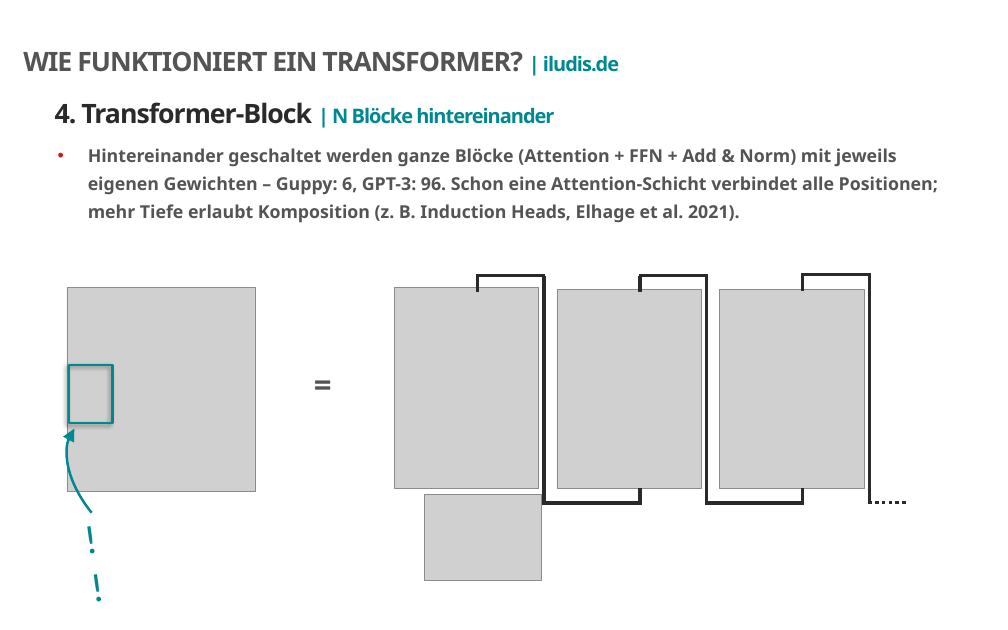
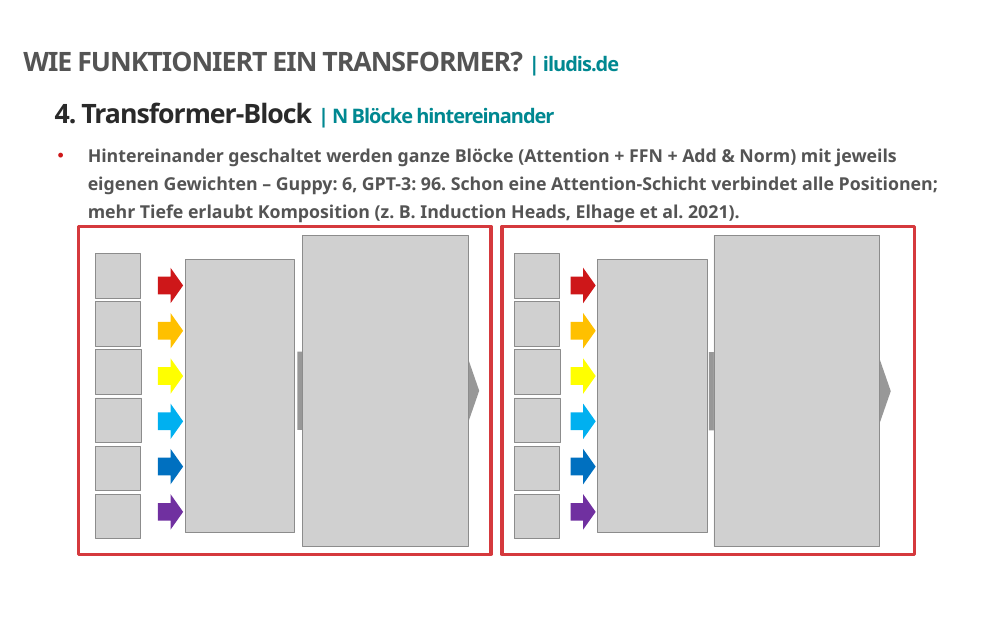
Before and after one commit to iludis52/DQR6_Material, a slide deck: slide 38 of M2a_Transformer/Dokumente/GPT_Vortrag_Version2026_rev.pptx. Drawn at 1008x630 pixels with LibreOffice and Linux fonts; fonts in the diff are those of the drawing; grey boxes stand for pictures; background and template pictures are left out. Boxes give left, top, right and bottom in pixels: in the first picture for what was removed or moved away, otherwise in the second. Text is boxed around its words. In the diff, an @@ line names an element or a change of style, - is before the commit and + after.

```diff
--- a/M2a_Transformer/Dokumente/GPT_Vortrag_Version2026_rev.pptx
+++ b/M2a_Transformer/Dokumente/GPT_Vortrag_Version2026_rev.pptx
@@ group added at bbox=[78, 226, 914, 554]: 16 right arrows, 14 pictures, 2 rectangles @@
@@ picture at bbox=[714, 235, 879, 546]: rotation 0 to 270 degrees @@
@@ picture: place and size @@
-picture at bbox=[557, 289, 702, 488]
+picture at bbox=[598, 259, 707, 533]
@@ picture removed at bbox=[67, 287, 255, 490] @@
@@ picture removed at bbox=[394, 288, 539, 489] @@
@@ rectangle removed at bbox=[70, 365, 113, 423] @@
@@ text removed at bbox=[306, 361, 336, 406] @@
-=
@@ arc (boxed as its full ellipse) removed at bbox=[40, 390, 236, 586] @@
@@ text removed at bbox=[72, 507, 118, 569] @@
-!!
@@ picture removed at bbox=[424, 494, 541, 580] @@
@@ group removed at bbox=[476, 275, 640, 505]: 5 lines @@
@@ group removed at bbox=[638, 275, 803, 505]: 5 lines @@
@@ group removed at bbox=[802, 274, 909, 504]: 4 lines @@
```
Also in this commit, not shown: 9 other slides changed, 22 other files.
